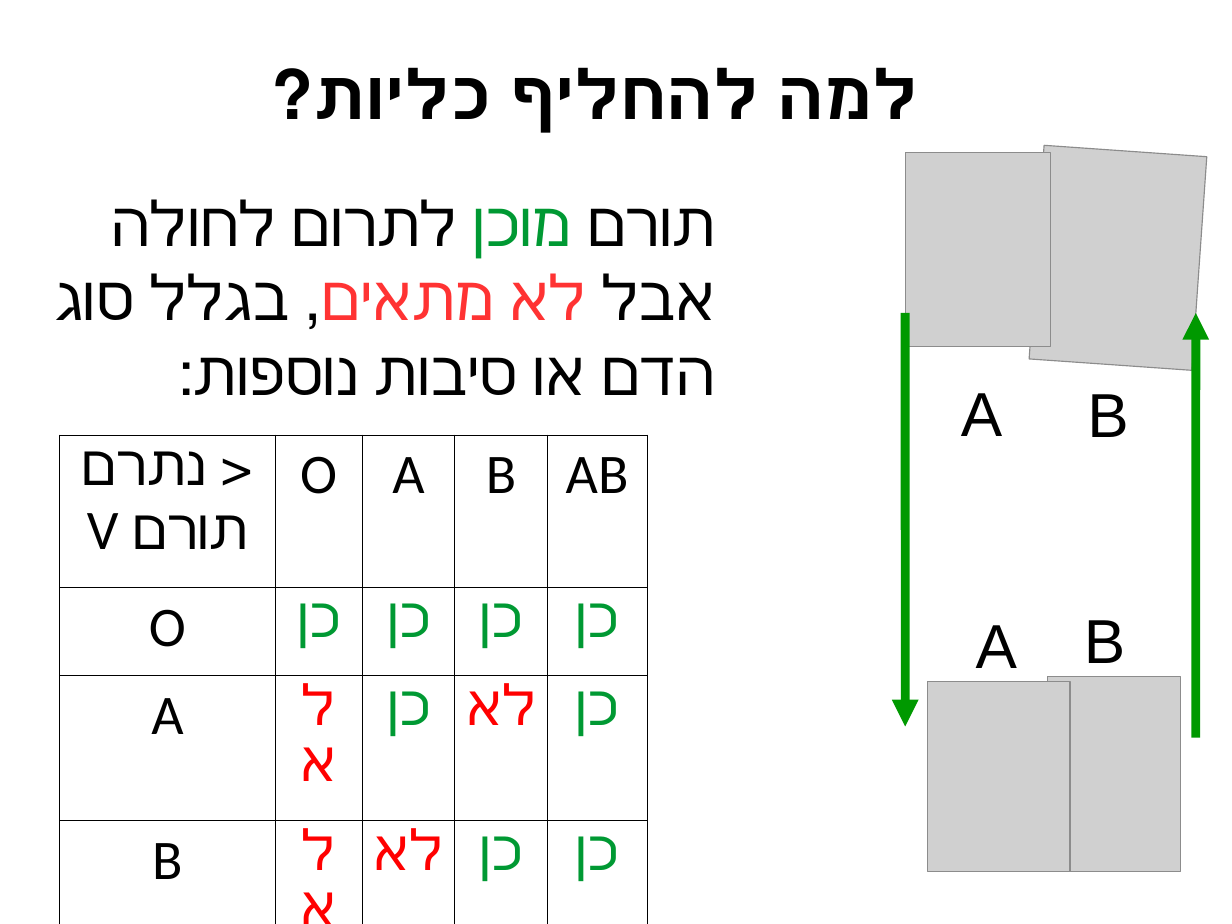
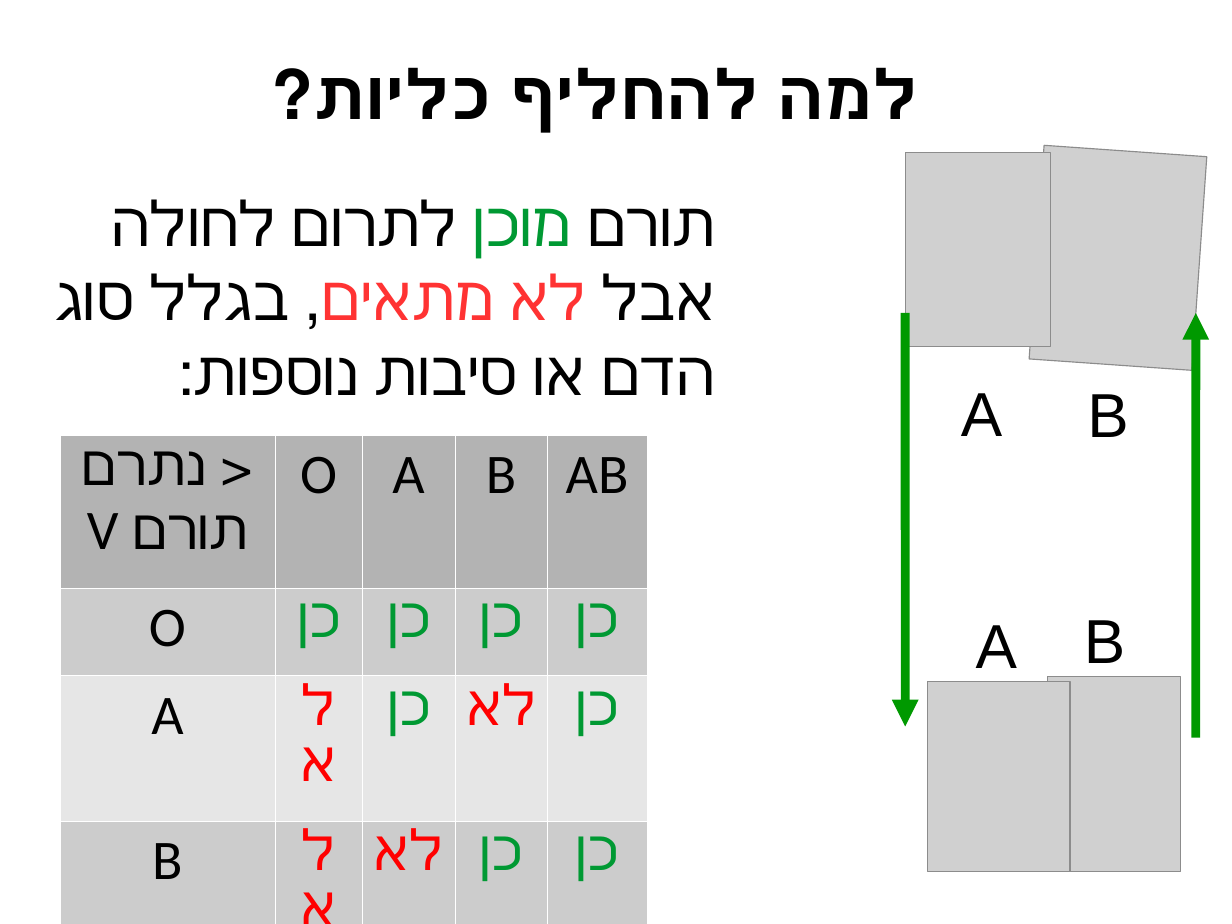
Before and after one commit to erelsgl-at-ariel/algorithms2m-5778, a slide deck: slide 15 of week02-exchanging/slides.odp. Drawn at 1232x924 pixels with LibreOffice and Linux fonts; fonts in the diff are those of the drawing; grey boxes stand for pictures. Boxes give left, top, right and bottom in pixels: in the first picture for what was removed or moved away, otherwise in the second. Text is boxed around its words. In the diff, an @@ line names an element or a change of style, - is before the commit and + after.

```diff
--- a/week02-exchanging/slides.odp
+++ b/week02-exchanging/slides.odp
@@ table at (59, 435, 647, 885) @@
@@ fill none to #B3B3B3 in row 1 @@
@@ fill none to #CCCCCC in 10 cells @@
@@ fill none to #E6E6E6 in 10 cells @@
@@ borders changed @@
```
Also in this commit, not shown: 1 other slide changed, 2 other files.
